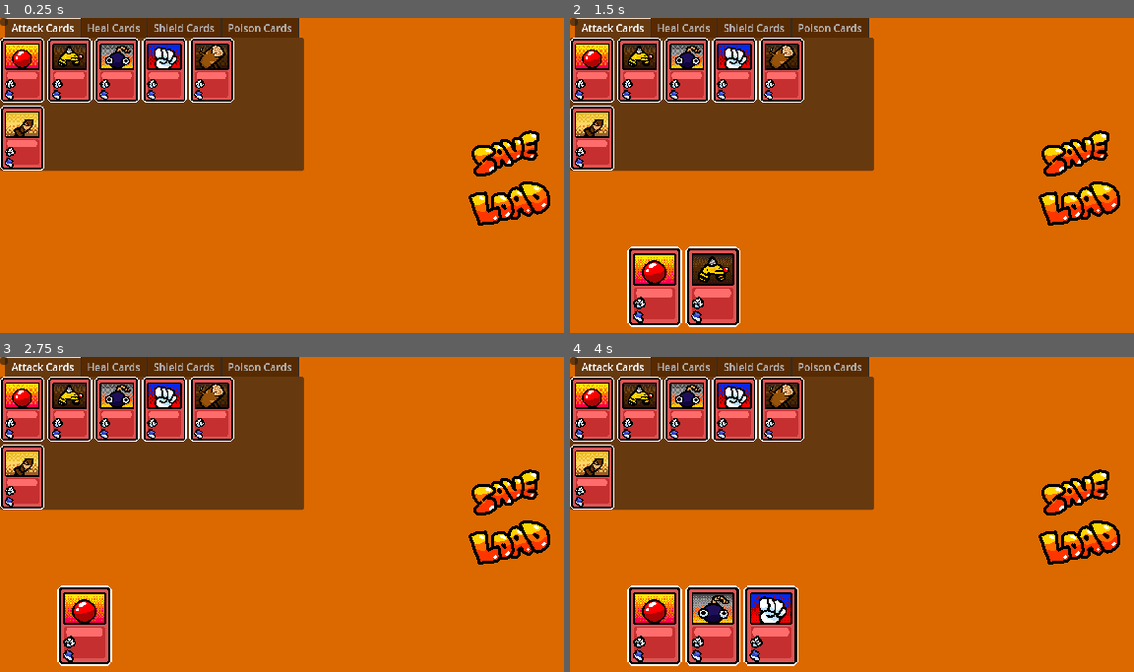
Above: before the commit, frames 1-4 (two rows, left to right).
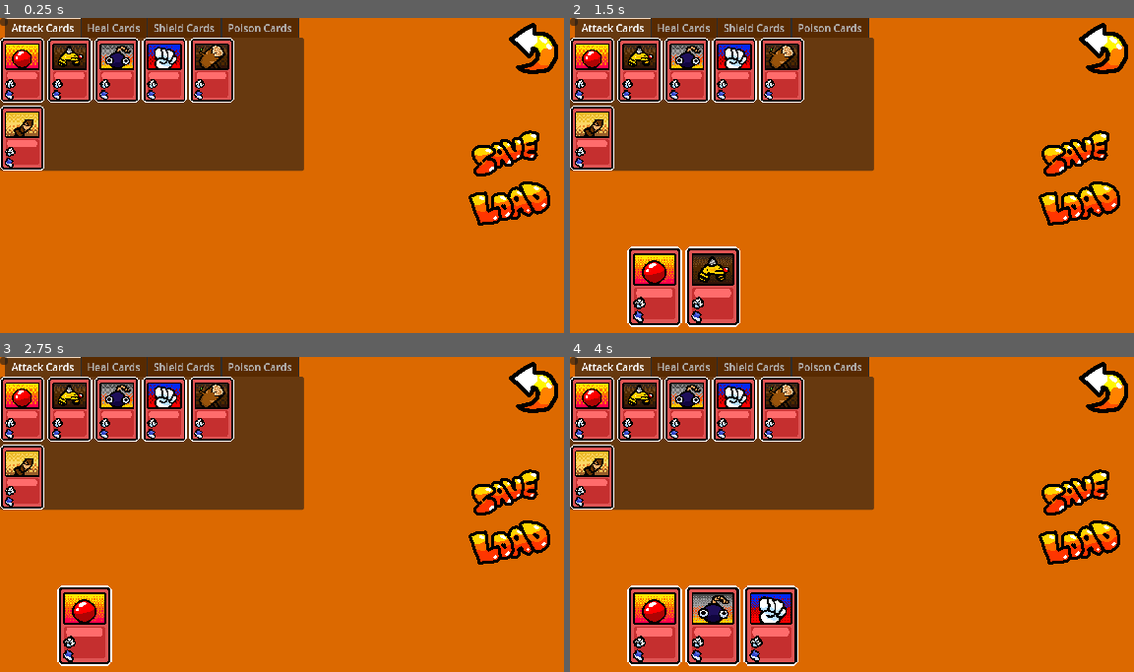
Above: after the commit, the same moments.

Repository: DylanMather2004/turn-based-deck-builder
Game: Godot game, scene res://Scenes/Deck Builder Menu.tscn
The game is run twice, just before and just after one commit, with the same random seed, the same clock (stepped at 60 frames per second) and the same inputs. The project has no main scene, so this scene is started directly.
Inputs (mouse positions are in pixels of both pictures, inside the frame that each line leads up to):
- Up to frame 1 (0.25 s): no input
- Up to frame 2 (1.5 s): click (592, 71) at 0.52 s; click (637, 71) at 1.27 s
- Up to frame 3 (2.75 s): click (141, 631) at 2.02 s
- Up to frame 4 (4 s): click (688, 410) at 2.77 s; click (733, 410) at 3.52 s

The runs differ from the first frame. In frame 1, 0.9% of the frame differs, in the area x 90-99%, y 1-18%; in frame 2, 0.9%; in frame 3, 0.9%; in frame 4, 0.9%.

Commit message:
Deck Builder Loader added

Diff:
--- a/Scenes/Deck Builder Menu.tscn
+++ b/Scenes/Deck Builder Menu.tscn
@@ -17,6 +17,8 @@
 [ext_resource type="Texture2D" uid="uid://c81sm3ldwwoj1" path="res://Sprites/Load.png" id="11_2gcl7"]
 [ext_resource type="Resource" uid="uid://k6y0pg5tbeco" path="res://Cards/Poison Cards/RottenEgg.tres" id="11_orldm"]
 [ext_resource type="Resource" uid="uid://mp3anqjhybd5" path="res://Cards/Shield Cards/NuhUh.tres" id="12_00rs1"]
+[ext_resource type="PackedScene" uid="uid://djxutphtxguqu" path="res://Scenes/main_menu.tscn" id="15_jv5le"]
+[ext_resource type="Texture2D" uid="uid://b40n4lbsqkhqr" path="res://Sprites/Back-Button.png" id="18_ce4ss"]
 
 [node name="DeckBuilderMenu" type="Node2D"]
 
@@ -32,6 +34,7 @@
 deck_menu = NodePath("ScrollContainer/HBoxContainer")
 menu_button_prefab = ExtResource("3_nxo8m")
 deck_button_prefab = ExtResource("8_vufdo")
+main_menu = ExtResource("15_jv5le")
 
 [node name="ScrollContainer" type="ScrollContainer" parent="Control"]
 layout_mode = 0
@@ -101,5 +104,13 @@
 offset_right = 8.0
 offset_bottom = 8.0
 
+[node name="TextureButton" type="TextureButton" parent="."]
+offset_left = 515.0
+offset_top = 4.0
+offset_right = 570.0
+offset_bottom = 58.0
+texture_normal = ExtResource("18_ce4ss")
+
 [connection signal="pressed" from="Save Button" to="Control" method="_on_save_button_pressed"]
 [connection signal="pressed" from="Load Button" to="Control" method="_on_load_button_pressed"]
+[connection signal="pressed" from="TextureButton" to="Control" method="_on_texture_button_pressed"]
--- a/Scenes/MainMenuManager.gd
+++ b/Scenes/MainMenuManager.gd
@@ -20,13 +20,14 @@
 
 func _on_fight_button_pressed() -> void:
 	get_tree().change_scene_to_packed(combat_scene)
+	get_tree().unload_current_scene()
 
 
 
 
 func _on_deck_button_pressed() -> void:
 	get_tree().change_scene_to_packed(deck_builder_scene)
-
+	get_tree().unload_current_scene()
 
 func _on_quit_button_pressed() -> void:
 	get_tree().quit()
--- a/Scripts/Managers/DeckBuilderMenuManager.gd
+++ b/Scripts/Managers/DeckBuilderMenuManager.gd
@@ -14,6 +14,7 @@
 @export_category("Save Settings")
 @export var save_path:String = "user://deck.save"
 var save_manager = SaveManager.new()
+@export var main_menu:PackedScene
 
 func _ready() -> void:
 	for i in range(owned_cards.size()):
@@ -79,3 +80,8 @@
 	for i in range(deck.size()):
 		if is_instance_valid(deck[i]):
 			add_deck_button(deck[i])
+
+
+func _on_texture_button_pressed() -> void:
+	print("press")
+	get_tree().change_scene_to_packed(main_menu)
Not shown: 1 places in Scenes/Deck Builder Menu.tscn that only renumber resources
